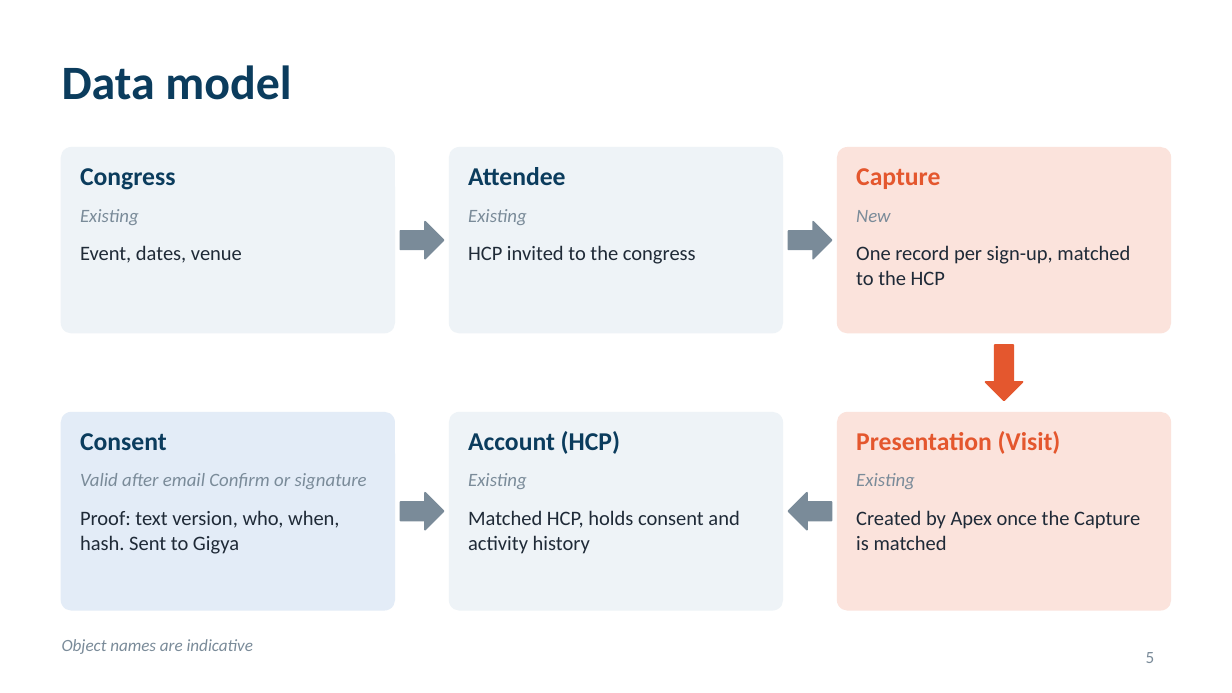
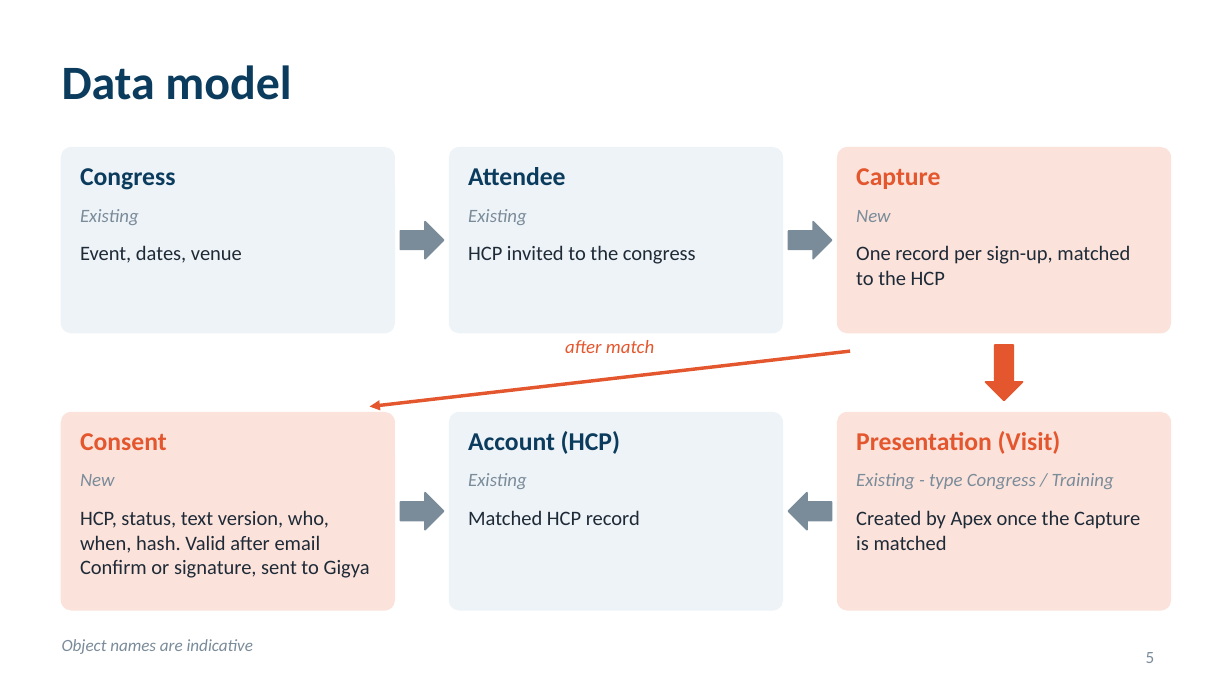
Before and after one commit to patrik8585/claude, a slide deck: slide 5 of slides/France_CBU_Congress_Solution.pptx. Drawn at 1232x693 pixels with LibreOffice and Linux fonts; fonts in the diff are those of the drawing. Boxes give left, top, right and bottom in pixels: in the first picture for what was removed or moved away, otherwise in the second. Text is boxed around its words. In the diff, an @@ line names an element or a change of style, - is before the commit and + after.

```diff
--- a/slides/France_CBU_Congress_Solution.pptx
+++ b/slides/France_CBU_Congress_Solution.pptx
@@ arrow added from (850, 351) to (370, 407), #E4572E 2 pt @@
@@ text added at <box>565,340,654,353</box>, 11 pt, text #E4572E, italic @@
+after match
@@ rounded rectangle at <box>62,413,394,610</box>: fill #E3ECF7 to #FBE3DC; outline #E3ECF7 1 pt to #FBE3DC 1 pt @@
@@ text "Consent" at <box>80,433,167,450</box>: text colour #0B3C5D to #E4572E @@
@@ text at <box>80,474,114,486</box>: text changed @@
-Valid after email Confirm or signature
+New
@@ text at <box>856,473,1114,489</box>: text changed @@
-Existing
+Existing - type Congress / Training
@@ text at <box>80,510,370,578</box>: text changed @@
-Proof: text version, who, when, hash. Sent to Gigya
+HCP, status, text version, who, when, hash. Valid after email Confirm or signature, sent to Gigya
@@ text at <box>468,510,640,525</box>: text changed @@
-Matched HCP, holds consent and activity history
+Matched HCP record
```
Also in this commit, not shown: 1 slide added, 1 slide removed.
